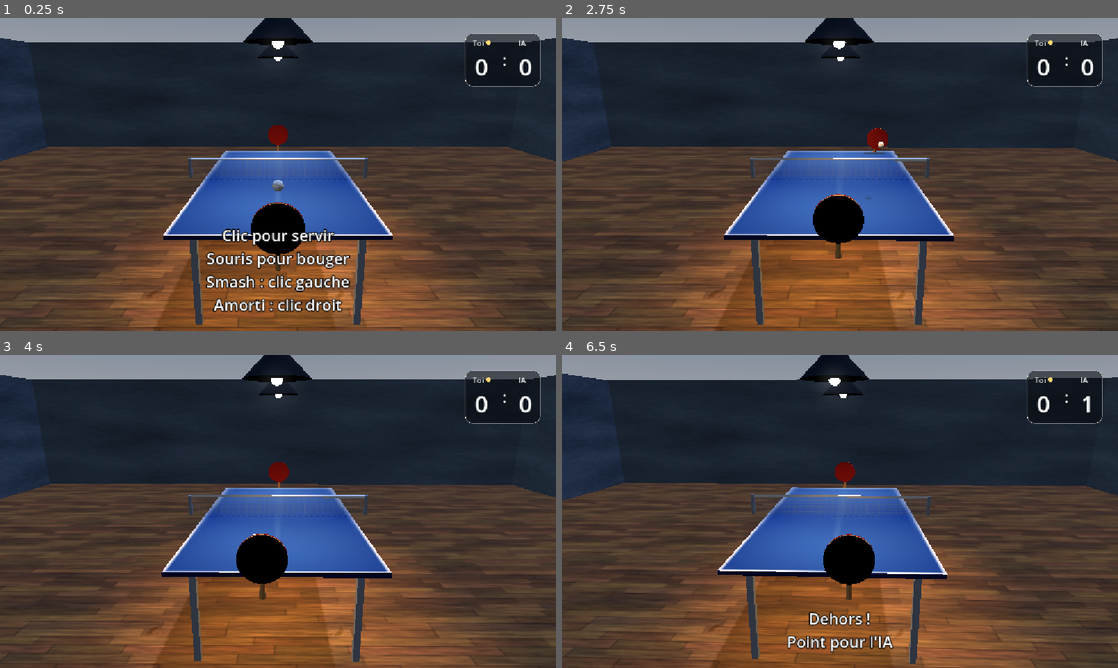
Above: before the commit, frames 1-4 (two rows, left to right).
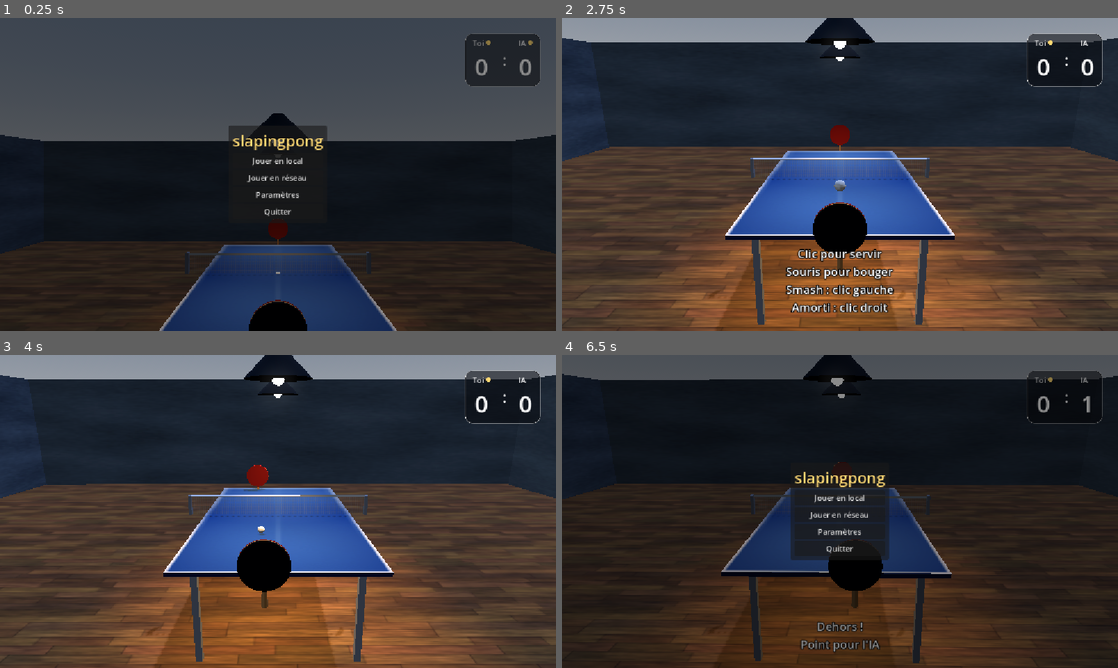
Above: after the commit, the same moments.

Repository: sylvainlap/slapingpong
Game: Godot game, scene res://scenes/main.tscn
Same seed, same stepped clock (60 frames per second), same inputs: the game is played once before the commit and once after it.
Inputs (mouse positions are in pixels of both pictures, inside the frame that each line leads up to):
- Up to frame 1 (0.25 s): no input
- Up to frame 2 (2.75 s): click (840, 193) at 0.5 s, where only the run after the commit has a clickable "Paramètres"; click (840, 208) at 1.25 s, where only the run after the commit has a clickable "Retour"; click (840, 161) at 2 s, where only the run after the commit has a clickable "Jouer en local"
- Up to frame 3 (4 s): move the mouse to (305, 511) at 2.77 s; hold Right mouse button (drop) 2.78-3.53 s; move the mouse to (250, 511) at 3.52 s; click (250, 511) at 3.6 s
- Up to frame 4 (6.5 s): move the mouse to (851, 505) at 4.27 s; hold Right mouse button (drop) 4.28-5.03 s; move the mouse to (834, 517) at 5.02 s; click (834, 517) at 5.1 s; move the mouse to (878, 514) at 5.77 s; hold Right mouse button (drop) from 5.78 s (still down); tap Escape (ui_cancel) at 6.4 s

The runs differ from the first frame. In frame 1, 93% of the frame differs, in the area x 0-100%, y 0-100%; in frame 2, 4.0%; in frame 3, 3.0%; in frame 4, 66%.

Commit message:
feat(menu): add menu

Diff:
--- a/scenes/main.gd
+++ b/scenes/main.gd
@@ -2,7 +2,7 @@
 # TODO: ce serait pas plus intelligible de mettre du code dans des scripts de scenes ?
 # TODO: la rotation de la raquette au shot n'est pas bonne
 # TODO: update Hud via signals ?
-
+class_name Main
 extends Node3D
 
 enum State { SERVE, PLAY, POINT, GAMEOVER }
@@ -97,8 +97,7 @@
 var _flash_tween: Tween
 var _base_mouse_sensitivity: float = 0.002
 
-#@onready var game_menu: GameMenu = $GameMenu
-#@onready var hud_layer: CanvasLayer = $Hud
+
 @onready var camera_3d: Camera3D = $Camera3D
 @onready var paddle_player: Node3D = $PaddlePlayer
 @onready var paddle_ai: Node3D = $PaddleAI
@@ -107,29 +106,21 @@
 @onready var bounce_player: AudioStreamPlayer3D = $Sfx/BouncePlayer
 @onready var score_player: AudioStreamPlayer3D = $Sfx/ScorePlayer
 @onready var net_player: AudioStreamPlayer3D = $Sfx/NetPlayer
+@onready var menu: Menu = $Menu
 
 
 func _ready() -> void:
-	# TODO to remove, the mouse is not captured at game launch
-	Input.mouse_mode = Input.MOUSE_MODE_CAPTURED
-	#game_menu.menu_opened.connect(_on_menu_opened)
-	#game_menu.menu_closed.connect(_on_menu_closed)
-	#game_menu.new_game_requested.connect(start_new_game)
+	menu.play_local.connect(_on_play_local)
 	#game_menu.ai_difficulty_changed.connect(set_difficulty)
 	#game_menu.mouse_sensitivity_changed.connect(_on_mouse_sensitivity_multiplier_changed)
 	_base_mouse_sensitivity = mouse_sensitivity
 	_show_status("")
 	_show_flash("")
-	start_new_game()
 
 
 func _input(event: InputEvent) -> void:
 	if event is InputEventMouseMotion and Input.mouse_mode == Input.MOUSE_MODE_CAPTURED:
 		_mouse_motion += event.screen_relative
-
-	# TODO to remove, open game_menu
-	if event.is_action_pressed("ui_cancel"):
-		Input.mouse_mode = Input.MOUSE_MODE_VISIBLE
 
 
 func _physics_process(delta: float) -> void:
@@ -173,7 +164,7 @@
 			ai_miss_probability = 0.05
 
 
-func start_new_game() -> void:
+func _start_new_game() -> void:
 	_score = { PLAYER_SIDE: 0, AI_SIDE: 0 }
 	_server = PLAYER_SIDE
 	_player_paddle_x = 0.0
@@ -181,14 +172,7 @@
 	_ai_paddle_x = 0.0
 	_ai_paddle_z = -paddle_z_max
 	_camera_shake = 0.0
-	_reset_paddle_input()
 	_reset_serve()
-
-
-func _reset_paddle_input() -> void:
-	_mouse_motion = Vector2.ZERO
-	_player_paddle_target_x = _player_paddle_x
-	_player_paddle_target_z = _player_paddle_z
 
 
 func _reset_serve() -> void:
@@ -373,7 +357,7 @@
 func _game_over_state(delta: float) -> void:
 	_let_ball_fall(delta)
 	if _is_click_just_pressed():
-		start_new_game()
+		_start_new_game()
 
 
 func _update_server() -> void:
@@ -512,15 +496,8 @@
 	score_player.play()
 
 
-func _on_menu_opened(is_title_screen: bool) -> void:
-	Input.mouse_mode = Input.MOUSE_MODE_VISIBLE
-	#hud_layer.visible = not is_title_screen
-
-
-func _on_menu_closed() -> void:
-	Input.mouse_mode = Input.MOUSE_MODE_CAPTURED
-	#hud_layer.visible = true
-	_reset_paddle_input()
+func _on_play_local() -> void:
+	_start_new_game()
 
 
 func _on_mouse_sensitivity_multiplier_changed(multiplier: float) -> void:
--- a/scenes/main.tscn
+++ b/scenes/main.tscn
@@ -12,6 +12,7 @@
 [ext_resource type="AudioStream" uid="uid://cwwog3ai7kben" path="res://assets/sounds/score.wav" id="10_choun"]
 [ext_resource type="AudioStream" uid="uid://buy1rbo6lcc6t" path="res://assets/sounds/net.wav" id="11_ya4ey"]
 [ext_resource type="PackedScene" uid="uid://caod244jyjkpt" path="res://scenes/uis/hud.tscn" id="12_eb6dy"]
+[ext_resource type="PackedScene" uid="uid://cbft8m4tjhore" path="res://scenes/uis/menu.tscn" id="13_trceg"]
 
 [sub_resource type="ProceduralSkyMaterial" id="ProceduralSkyMaterial_jyhfs"]
 sky_horizon_color = Color(0.66224277, 0.6717428, 0.6867428, 1)
@@ -128,3 +129,5 @@
 stream = ExtResource("11_ya4ey")
 
 [node name="Hud" parent="." unique_id=1993853115 instance=ExtResource("12_eb6dy")]
+
+[node name="Menu" parent="." unique_id=1704779872 instance=ExtResource("13_trceg")]
--- a/scenes/uis/hud.tscn
+++ b/scenes/uis/hud.tscn
@@ -107,7 +107,7 @@
 layout_mode = 2
 size_flags_horizontal = 4
 theme_override_constants/outline_size = 10
-theme_override_font_sizes/font_size = 48
+theme_override_font_sizes/font_size = 36
 text = "Flash message"
 
 [node name="StatusLabel" type="Label" parent="MarginContainer" unique_id=1396064055]
@@ -115,6 +115,6 @@
 size_flags_horizontal = 4
 size_flags_vertical = 8
 theme_override_constants/outline_size = 8
-theme_override_font_sizes/font_size = 32
+theme_override_font_sizes/font_size = 24
 text = "Status Message"
 horizontal_alignment = 1
--- /dev/null
+++ b/scenes/uis/menu.gd
@@ -0,0 +1,133 @@
+class_name Menu
+extends CanvasLayer
+
+signal play_local
+#signal ai_difficulty_changed(difficulty_level: int)
+#signal mouse_sensitivity_changed(multiplier: float)
+
+const SETTINGS_FILE_PATH := "user://settings.cfg"
+
+var _settings := {
+	"mouse_sensitivity": 1.0,
+	"fullscreen": false,
+	"ai_difficulty": 1,
+}
+var _is_menu_opened: bool = false
+
+@onready var main_menu_container: VBoxContainer = %MainMenuContainer
+@onready var settings_container: VBoxContainer = %SettingsContainer
+
+func _ready() -> void:
+	_load_settings()
+
+	#mouse_sensitivity_slider.set_value(float(settings["mouse_sensitivity"]))
+	#difficulty_option_button.select(int(settings["ai_difficulty"]))
+	#fullscreen_check_box.set_pressed(bool(settings["fullscreen"]))
+
+	#await game_scene.ready
+	_apply_all_settings()
+
+	_open_menu()
+
+
+func _input(event: InputEvent) -> void:
+	if event.is_action_pressed("ui_cancel"):
+		if _is_menu_opened:
+			_close_menu()
+		else:
+			_open_menu()
+		return
+
+
+func _open_menu() -> void:
+	Input.mouse_mode = Input.MOUSE_MODE_VISIBLE
+	visible = true
+	get_tree().paused = true
+	main_menu_container.visible = true
+	settings_container.visible = false
+	_is_menu_opened = true
+
+
+func _close_menu() -> void:
+	visible = false
+	get_tree().paused = false
+	_is_menu_opened = false
+	Input.mouse_mode = Input.MOUSE_MODE_CAPTURED
+
+
+func _open_settings() -> void:
+	main_menu_container.visible = false
+	settings_container.visible = true
+
+
+func _close_settings() -> void:
+	_save_settings()
+	main_menu_container.visible = true
+	settings_container.visible = false
+
+
+
+
+#func _on_volume_changed(new_volume: float) -> void:
+#	settings["master_volume"] = new_volume
+#	_apply_all_settings()
+
+
+#func _on_sensitivity_changed(new_multiplier: float) -> void:
+#	settings["mouse_sensitivity"] = new_multiplier
+#	mouse_sensitivity_changed.emit(new_multiplier)
+
+
+#func _on_difficulty_selected(difficulty_index: int) -> void:
+#	settings["ai_difficulty"] = difficulty_index
+#	ai_difficulty_changed.emit(difficulty_index)
+
+
+
+
+
+func _apply_all_settings() -> void:
+	#var is_currently_fullscreen := DisplayServer.window_get_mode() == DisplayServer.WINDOW_MODE_FULLSCREEN
+	#if bool(settings["fullscreen"]) != is_currently_fullscreen:
+	#	var target_mode := DisplayServer.WINDOW_MODE_FULLSCREEN if settings["fullscreen"] else DisplayServer.WINDOW_MODE_WINDOWED
+	#	DisplayServer.window_set_mode(target_mode)
+
+	pass
+
+
+
+func _load_settings() -> void:
+	#var config_file := ConfigFile.new()
+	#if config_file.load(SETTINGS_FILE_PATH) != OK:
+	#	return
+	#for setting_name in settings.keys():
+	#	settings[setting_name] = config_file.get_value("settings", setting_name, settings[setting_name])
+	pass
+
+func _save_settings() -> void:
+	#var config_file := ConfigFile.new()
+	#for setting_name in settings.keys():
+	#	config_file.set_value("settings", setting_name, settings[setting_name])
+	#config_file.save(SETTINGS_FILE_PATH)
+	pass
+
+
+func _on_play_local_button_pressed() -> void:
+	play_local.emit()
+	_close_menu()
+
+
+func _on_settings_button_pressed() -> void:
+	_open_settings()
+
+
+func _on_quit_button_pressed() -> void:
+	get_tree().quit()
+
+
+func _on_mouse_sensitivity_slider_value_changed(value: float) -> void:
+	pass # Replace with function body.
+
+
+func _on_back_button_pressed() -> void:
+	_close_settings()
--- /dev/null
+++ b/scenes/uis/menu.tscn
@@ -0,0 +1,131 @@
+[gd_scene format=3 uid="uid://cbft8m4tjhore"]
+
+[ext_resource type="Script" uid="uid://w167giwcv41q" path="res://scenes/uis/menu.gd" id="1_qwlva"]
+
+[node name="Menu" type="CanvasLayer" unique_id=1704779872]
+process_mode = 3
+script = ExtResource("1_qwlva")
+
+[node name="ColorRect" type="ColorRect" parent="." unique_id=222181575]
+anchors_preset = 15
+anchor_right = 1.0
+anchor_bottom = 1.0
+grow_horizontal = 2
+grow_vertical = 2
+color = Color(0, 0, 0, 0.45490196)
+
+[node name="CenterContainer" type="CenterContainer" parent="." unique_id=718571684]
+anchors_preset = 15
+anchor_right = 1.0
+anchor_bottom = 1.0
+grow_horizontal = 2
+grow_vertical = 2
+
+[node name="PanelContainer" type="PanelContainer" parent="CenterContainer" unique_id=1889474966]
+layout_mode = 2
+
+[node name="MarginContainer" type="MarginContainer" parent="CenterContainer/PanelContainer" unique_id=1728280438]
+layout_mode = 2
+theme_override_constants/margin_left = 8
+theme_override_constants/margin_top = 8
+theme_override_constants/margin_right = 8
+theme_override_constants/margin_bottom = 8
+
+[node name="MainMenuContainer" type="VBoxContainer" parent="CenterContainer/PanelContainer/MarginContainer" unique_id=125541820]
+unique_name_in_owner = true
+visible = false
+layout_mode = 2
+
+[node name="Label" type="Label" parent="CenterContainer/PanelContainer/MarginContainer/MainMenuContainer" unique_id=176081463]
+layout_mode = 2
+theme_override_colors/font_color = Color(1, 0.8509804, 0.4509804, 1)
+theme_override_font_sizes/font_size = 32
+text = "slapingpong"
+horizontal_alignment = 1
+
+[node name="PlayLocalButton" type="Button" parent="CenterContainer/PanelContainer/MarginContainer/MainMenuContainer" unique_id=1788862445]
+layout_mode = 2
+text = "Jouer en local"
+
+[node name="PlayNetworkButton" type="Button" parent="CenterContainer/PanelContainer/MarginContainer/MainMenuContainer" unique_id=324722203]
+layout_mode = 2
+text = "Jouer en réseau"
+
+[node name="SettingsButton" type="Button" parent="CenterContainer/PanelContainer/MarginContainer/MainMenuContainer" unique_id=2116295111]
+layout_mode = 2
+text = "Paramètres"
+
+[node name="QuitButton" type="Button" parent="CenterContainer/PanelContainer/MarginContainer/MainMenuContainer" unique_id=1790212044]
+layout_mode = 2
+text = "Quitter"
+
+[node name="SettingsContainer" type="VBoxContainer" parent="CenterContainer/PanelContainer/MarginContainer" unique_id=879592152]
+unique_name_in_owner = true
+layout_mode = 2
+
+[node name="Label" type="Label" parent="CenterContainer/PanelContainer/MarginContainer/SettingsContainer" unique_id=918706752]
+layout_mode = 2
+theme_override_colors/font_color = Color(1, 0.8509804, 0.4509804, 1)
+theme_override_font_sizes/font_size = 32
+text = "Paramètres"
+horizontal_alignment = 1
+
+[node name="HBoxContainer" type="HBoxContainer" parent="CenterContainer/PanelContainer/MarginContainer/SettingsContainer" unique_id=842841355]
+custom_minimum_size = Vector2(384, 0)
+layout_mode = 2
+
+[node name="Label" type="Label" parent="CenterContainer/PanelContainer/MarginContainer/SettingsContainer/HBoxContainer" unique_id=959553900]
+custom_minimum_size = Vector2(256, 0)
+layout_mode = 2
+text = "Sensibilité souris"
+
+[node name="MouseSensitivitySlider" type="HSlider" parent="CenterContainer/PanelContainer/MarginContainer/SettingsContainer/HBoxContainer" unique_id=1510045913]
+layout_mode = 2
+size_flags_horizontal = 3
+min_value = 0.5
+max_value = 3.0
+step = 0.5
+value = 1.0
+
+[node name="HBoxContainer2" type="HBoxContainer" parent="CenterContainer/PanelContainer/MarginContainer/SettingsContainer" unique_id=1796003429]
+custom_minimum_size = Vector2(384, 0)
+layout_mode = 2
+
+[node name="Label" type="Label" parent="CenterContainer/PanelContainer/MarginContainer/SettingsContainer/HBoxContainer2" unique_id=1661565070]
+custom_minimum_size = Vector2(256, 0)
+layout_mode = 2
+text = "Difficulté de l'IA"
+
+[node name="DifficultyOptionButton" type="OptionButton" parent="CenterContainer/PanelContainer/MarginContainer/SettingsContainer/HBoxContainer2" unique_id=221014673]
+layout_mode = 2
+size_flags_horizontal = 3
+selected = 1
+item_count = 3
+popup/item_0/text = "Facile"
+popup/item_0/id = 0
+popup/item_1/text = "Normal"
+popup/item_1/id = 1
+popup/item_2/text = "Difficile"
+popup/item_2/id = 2
+
+[node name="HBoxContainer3" type="HBoxContainer" parent="CenterContainer/PanelContainer/MarginContainer/SettingsContainer" unique_id=300795320]
+custom_minimum_size = Vector2(384, 0)
+layout_mode = 2
+
+[node name="Label" type="Label" parent="CenterContainer/PanelContainer/MarginContainer/SettingsContainer/HBoxContainer3" unique_id=808925557]
+custom_minimum_size = Vector2(256, 0)
+layout_mode = 2
+text = "Plein écran"
+
+[node name="FullscreenCheckBox" type="CheckBox" parent="CenterContainer/PanelContainer/MarginContainer/SettingsContainer/HBoxContainer3" unique_id=99879163]
+layout_mode = 2
+
+[node name="BackButton" type="Button" parent="CenterContainer/PanelContainer/MarginContainer/SettingsContainer" unique_id=350761305]
+layout_mode = 2
+text = "Retour"
+
+[connection signal="pressed" from="CenterContainer/PanelContainer/MarginContainer/MainMenuContainer/PlayLocalButton" to="." method="_on_play_local_button_pressed"]
+[connection signal="pressed" from="CenterContainer/PanelContainer/MarginContainer/MainMenuContainer/SettingsButton" to="." method="_on_settings_button_pressed"]
+[connection signal="pressed" from="CenterContainer/PanelContainer/MarginContainer/MainMenuContainer/QuitButton" to="." method="_on_quit_button_pressed"]
+[connection signal="value_changed" from="CenterContainer/PanelContainer/MarginContainer/SettingsContainer/HBoxContainer/MouseSensitivitySlider" to="." method="_on_mouse_sensitivity_slider_value_changed"]
+[connection signal="pressed" from="CenterContainer/PanelContainer/MarginContainer/SettingsContainer/BackButton" to="." method="_on_back_button_pressed"]
Not shown, added: scenes/uis/menu.gd.uid
